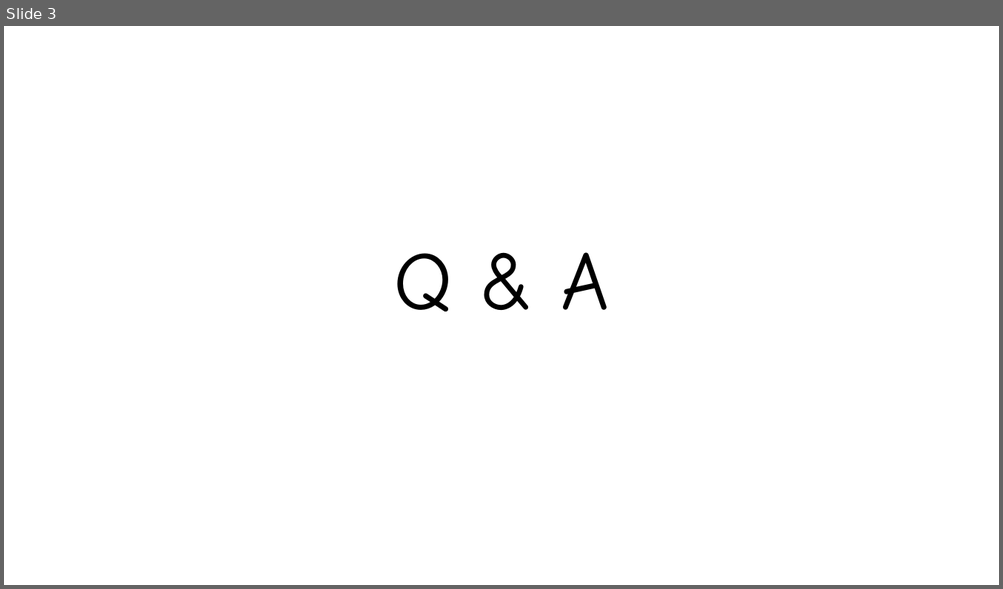
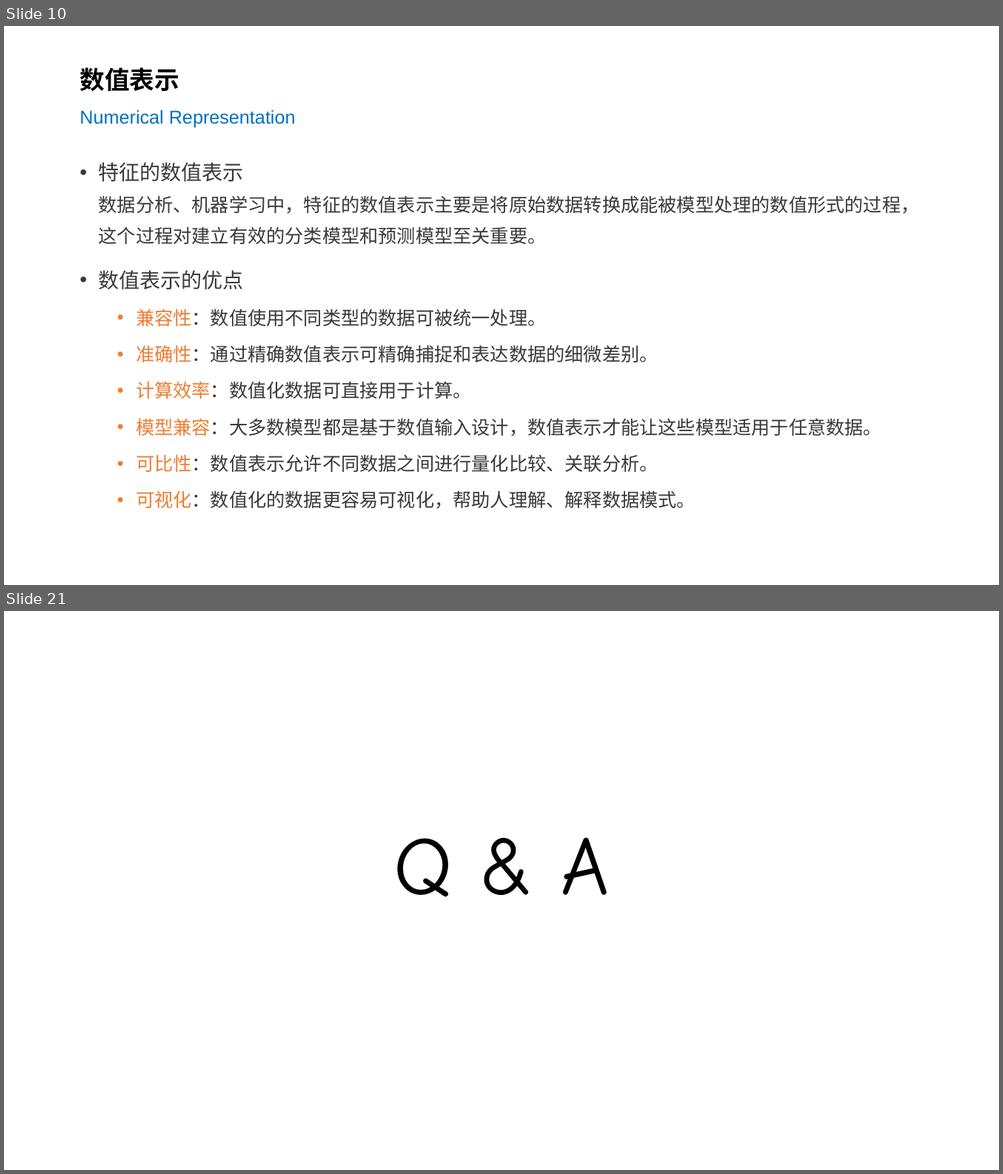
Before and after one commit to silentbalanceyh/cda-exam, a slide deck: ppt/05.回归.pptx. Shown one above the other, each under a label of ours: slide 3 before the commit, slides 10 and 21 after it; the slides between them are not shown. The pictures are 1003x589 and 1003x1174 pixels, drawn with LibreOffice and Linux fonts; fonts in the diff are those of the drawing; background and template pictures are left out. Boxes give left, top, right and bottom in pixels: in the first picture for what was removed or moved away, otherwise in the second. Text is boxed around its words. In the diff, an @@ line names an element or a change of style, - is before the commit and + after.

```diff
--- a/ppt/05.回归.pptx
+++ b/ppt/05.回归.pptx
@@ slide 10 added at <box>4,26,999,585</box>, background #FFFFFF @@
@@ title added at <box>79,67,296,128</box>, 18 pt, text #0070C0 @@
+数值表示
+Numerical Representation
@@ text added at <box>99,162,919,509</box>, 18 pt, text #3B3838 @@
+• 特征的数值表示
+  数据分析、机器学习中，特征的数值表示主要是将原始数据转换成能被模型处理的数值形式的过程，这个过程对建立有效的分类模型和预测模型至关重要。
+• 数值表示的优点
+  • 兼容性：数值使用不同类型的数据可被统一处理。
+  • 准确性：通过精确数值表示可精确捕捉和表达数据的细微差别。
+  • 计算效率：数值化数据可直接用于计算。
+  • 模型兼容：大多数模型都是基于数值输入设计，数值表示才能让这些模型适用于任意数据。
+  • 可比性：数值表示允许不同数据之间进行量化比较、关联分析。
+  • 可视化：数值化的数据更容易可视化，帮助人理解、解释数据模式。
@@ what was slide 3 is now slide 21 @@
```
Also in this commit, not shown: 1 slide changed, 18 other slides added, 1 slide removed, 16 other files.
